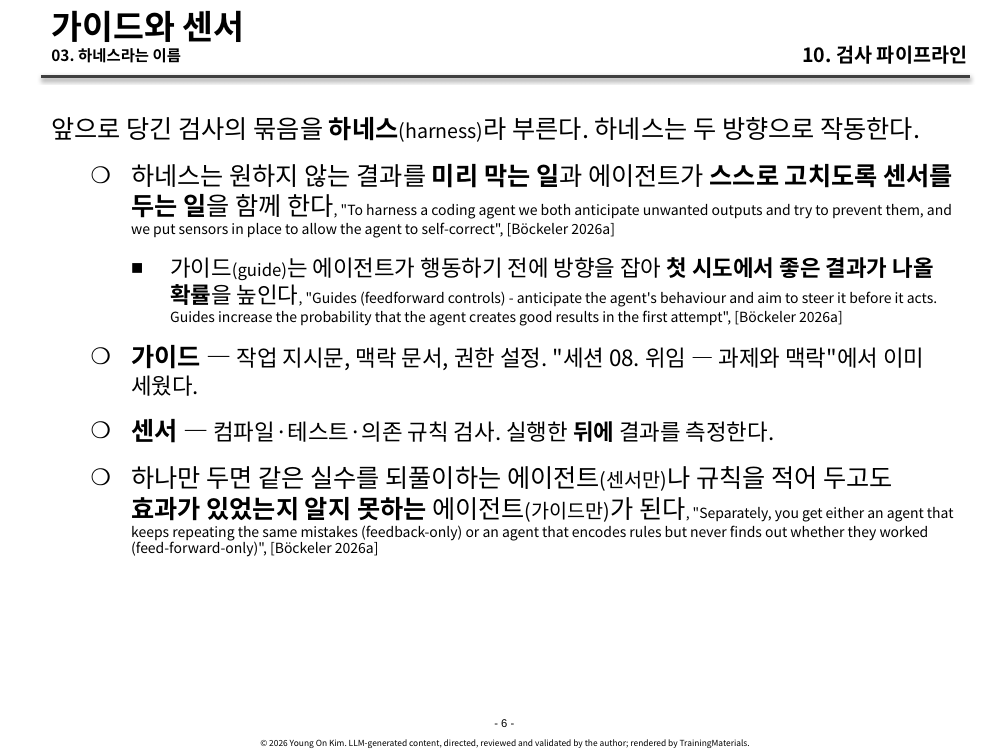
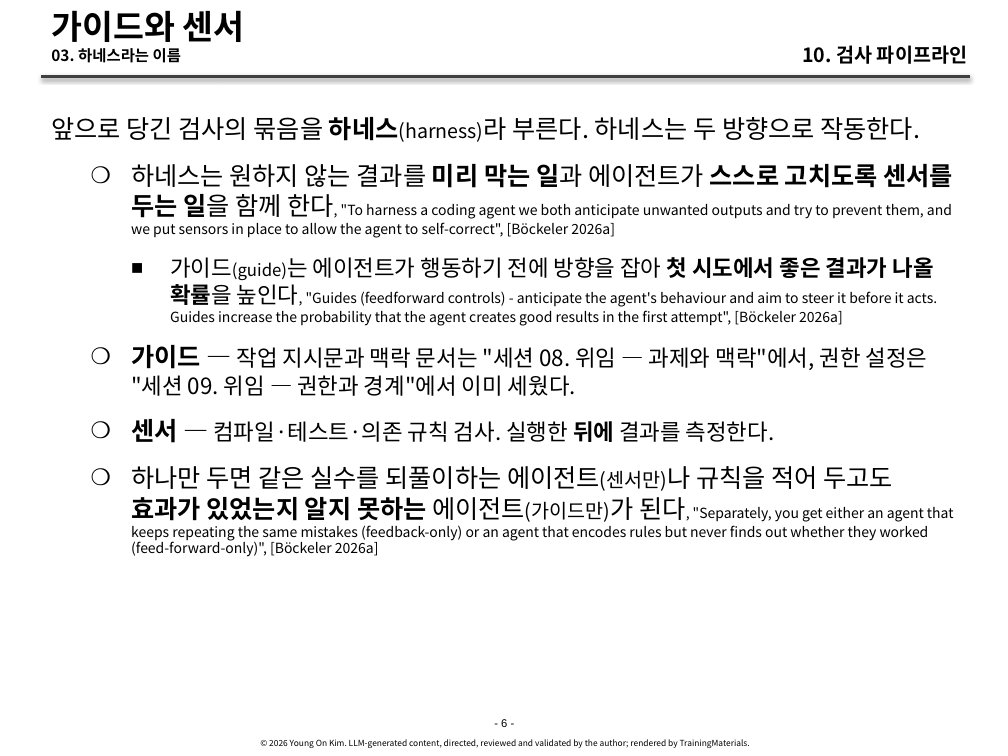
Before and after one commit to YoungSan77/TrainingMaterials, a slide deck: slide 6 of courses/ai-native/sessions/s10.pptx. Drawn at 1008x756 pixels with LibreOffice and Linux fonts; fonts in the diff are those of the drawing. Boxes give left, top, right and bottom in pixels: in the first picture for what was removed or moved away, otherwise in the second. Text is boxed around its words. In the diff, an @@ line names an element or a change of style, - is before the commit and + after.

```diff
--- a/courses/ai-native/sessions/s10.pptx
+++ b/courses/ai-native/sessions/s10.pptx
@@ text at [131,345,928,396]: text changed @@
-    ❍ 가이드 — 작업 지시문, 맥락 문서, 권한 설정. "세션 08. 위임 — 과제와 맥락"에서 이미 세웠다.
+    ❍ 가이드 — 작업 지시문과 맥락 문서는 "세션 08. 위임 — 과제와 맥락"에서, 권한 설정은 "세션 09. 위임 — 권한과 경계"에서 이미 세웠다.
```
Also in this commit, not shown: 12 other files.
